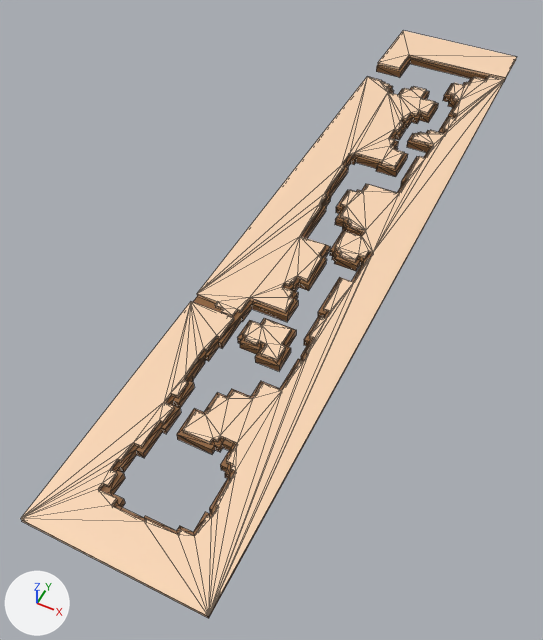
Two versions of the FBX model CrazyGamesJam24-Unity/Assets/_CrazyGames24/03_Environment/Mesh/SM_Env_Tile_Underwater.fbx, one commit apart.
Before and after are seen from a camera (50 mm lens) standing at (112.0, -131.0, 278.0) and looking at (-16.0, 125.0, -42.0). The axes (+X, +Y, +Z) are drawn at lower left. The lights are the same throughout. Mesh edges are drawn as thin lines.

Objects in the first picture: 'SM_Env_Tile_Underwater'.
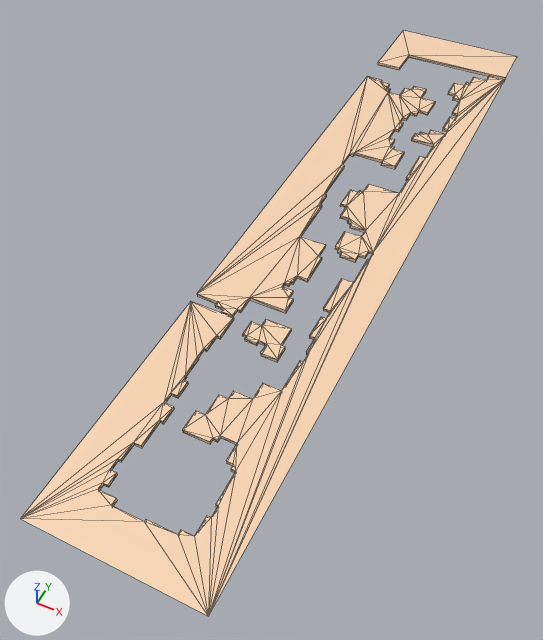
Where the change shows, as pixel boxes [x1, y1, x2, y2] in the pictures (543 x 640 px):
```json
{"object": "SM_Env_Tile_Underwater", "change": "reshaped", "before": [21, 31, 517, 618], "after": [21, 31, 517, 616]}
{"part": 1, "of": "me_sm_env_underwater_tile_001", "change": "deleted", "before": [22, 57, 516, 618], "on screen": "brown"}
{"part": 2, "of": "me_sm_env_underwater_tile_001", "change": "deleted", "before": [238, 318, 296, 371], "on screen": "brown"}
```

Edits to the scene script, one JSON object a line:
```json
{"block": "me_sm_env_underwater_tile_001", "where": "me_sm_env_underwater_tile_001.from_pydata(...)  # 812 vertices, 1194 faces; spans x -44.0..44.0, y -226.0..226.0, z -3.0..3.0"}
{"block": "me_sm_env_underwater_tile_001", "where": "# used by ob_sm_env_tile_underwater; location = (0.3, 178.0, -5.9)"}
{"block": "me_sm_env_underwater_tile_001", "change": "me_sm_env_underwater_tile_001 part 1: the loose piece of 360 vertices spanning x -44.0..44.0, y -226.0..226.0, z -3.0..1.0 is deleted"}
{"block": "me_sm_env_underwater_tile_001", "change": "me_sm_env_underwater_tile_001 part 2: the loose piece of 28 vertices spanning x -12.0..15.0, y -107.0..-83.0, z -3.0..1.0 is deleted"}
```
